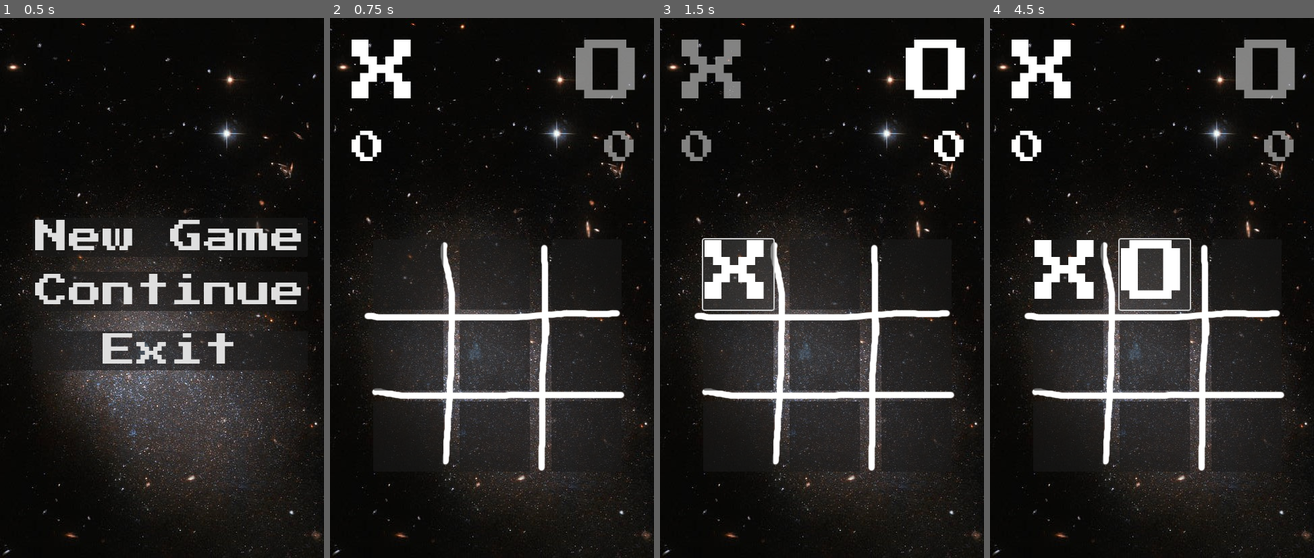
Above: before the commit, frames 1-4 (left to right).
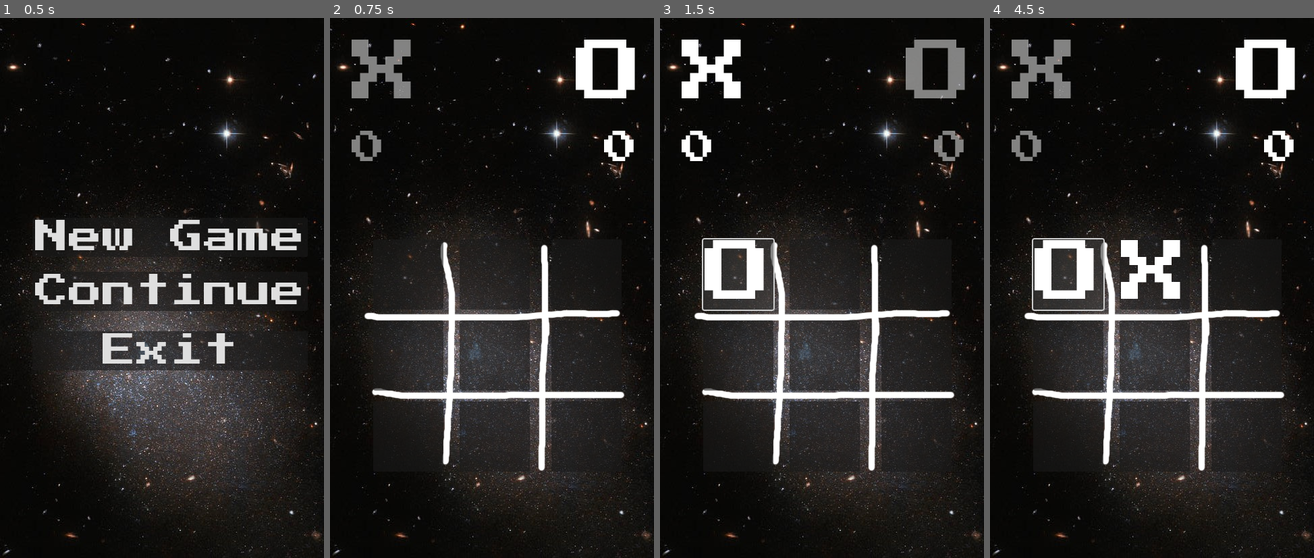
Above: after the commit, the same moments.

Repository: xsat/godot-tik-tak-toe
Game: Godot game, scene res://Scenes/main.tscn
The game is run twice, just before and just after one commit, with the same random seed, the same clock (stepped at 60 frames per second) and the same inputs.
Inputs (mouse positions are in pixels of both pictures, inside the frame that each line leads up to):
- Up to frame 1 (0.5 s): no input
- Up to frame 2 (0.75 s): click "New Game" at 0.5 s
- Up to frame 3 (1.5 s): click "~" at 1.25 s
- Up to frame 4 (4.5 s): click (1067, 277) at 2 s, where only the run after the commit has a clickable "O"; click (1067, 277) at 2.75 s, where only the run after the commit has a clickable "O"; click "~" at 3.5 s; click "O" at 4.25 s

Frame 1 is identical in both runs. In frame 2, 2.9% of the frame differs, in the area x 6-95%, y 4-27%; in frame 3, 4.0%; in frame 4, 5.5%, in the area x 6-95%, y 4-55%.

Commit message:
Fix active player and blur save

Diff:
--- a/Scenes/game.gd
+++ b/Scenes/game.gd
@@ -46,14 +46,14 @@
 
 
 func _ready() -> void:
-	_change_active_player()
-
 	if is_need_to_reset:
 		is_need_to_reset = false
 
 		_save()
 	else:
 		_load()
+
+	_detect_active_player()
 
 	mark_0_0.mark_pressed.connect(_on_mark_pressed)
 	mark_0_1.mark_pressed.connect(_on_mark_pressed)
@@ -102,6 +102,16 @@
 
 		blur.visible = true
 
+func _detect_active_player() -> void:
+	if scored_player_o.is_player_active:
+		active_scored_player = scored_player_o
+		scored_player_x.deactive()
+		scored_player_o.active()
+	else:
+		active_scored_player = scored_player_x
+		scored_player_x.active()
+		scored_player_o.deactive()
+
 func _change_active_player() -> void:
 	if active_scored_player && active_scored_player.player_name == scored_player_x.player_name:
 		scored_player_x.deactive()
@@ -170,6 +180,7 @@
 
 func get_dict() -> Dictionary:
 	return {
+		"is_blur_visible": blur.visible,
 		"player_scores": {
 			"x": scored_player_x.get_dict(),
 			"o": scored_player_o.get_dict(),
@@ -198,6 +209,9 @@
 	}
 
 func load_dict(dict: Dictionary) -> void:
+	if dict.has("is_blur_visible"):
+		blur.visible = dict.get("is_blur_visible") as bool
+
 	if dict.has("player_scores"):
 		var player_scores: Dictionary = dict.get("player_scores") as Dictionary
 
--- a/Scenes/scored_player.gd
+++ b/Scenes/scored_player.gd
@@ -19,7 +19,8 @@
 func get_dict() -> Dictionary:
 	return {
 		"player_name": player_name,
-		"score_value": score_value
+		"is_player_active": is_player_active,
+		"score_value": score_value,
 	}
 
 func load_dict(dict: Dictionary) -> void:
